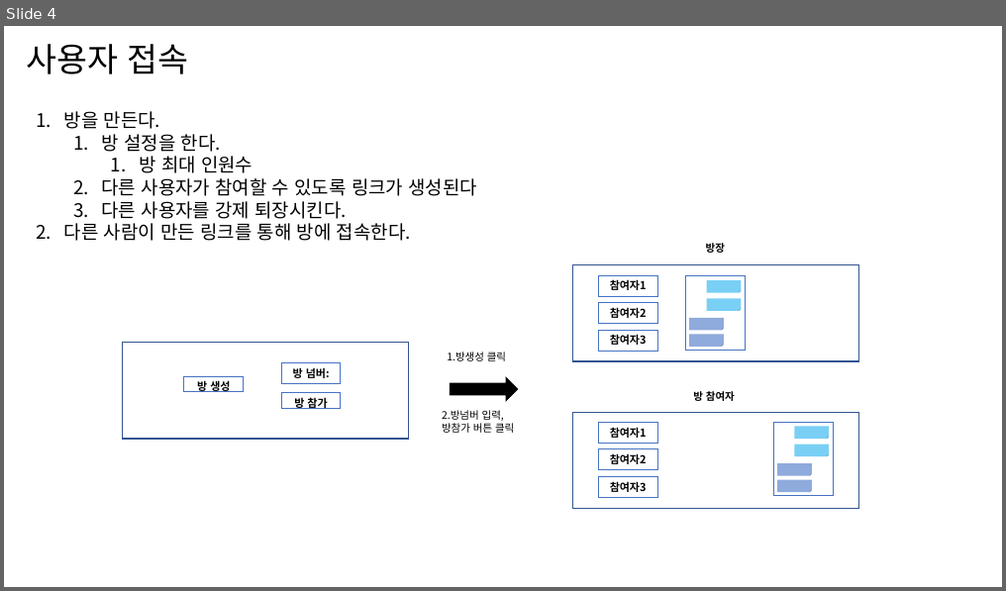
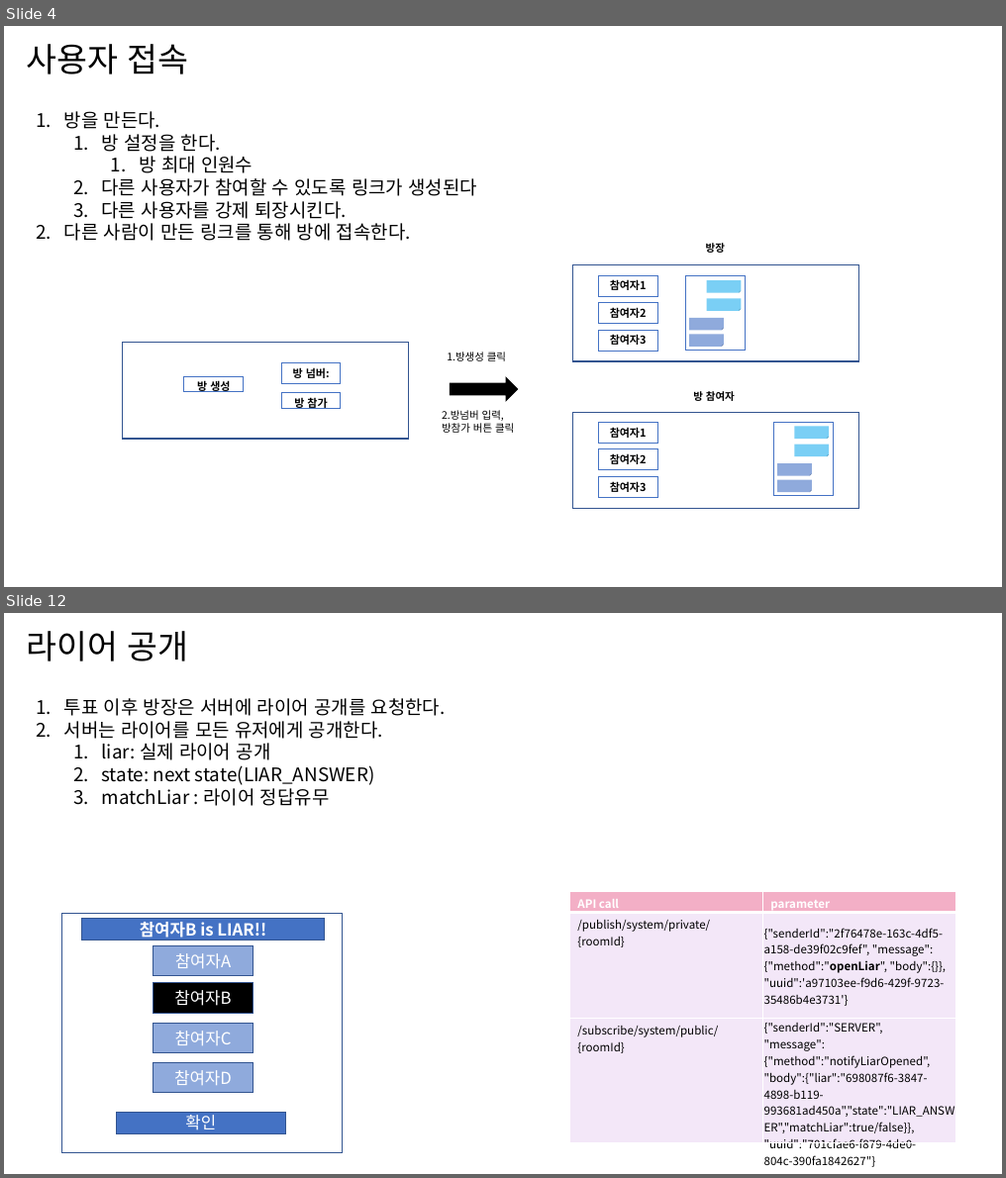
Before and after one commit to LiarGameDevelop/LiarGameServer, a slide deck: doc/document.pptx. Shown one above the other, each under a label of ours: slide 4 before the commit, slides 4 and 12 after it; the slides between them are not shown. The pictures are 1006x591 and 1006x1178 pixels, drawn with LibreOffice and Linux fonts; fonts in the diff are those of the drawing. Boxes give left, top, right and bottom in pixels: in the first picture for what was removed or moved away, otherwise in the second. Text is boxed around its words. In the diff, an @@ line names an element or a change of style, - is before the commit and + after.

Commit message:
[ADD] OPEN_LIAR/LIAR_ANSWER /PUBLISH_SCORE state service && controller code implementation

```diff
--- a/doc/document.pptx
+++ b/doc/document.pptx
@@ slide 12 added at (x1=4, y1=613, x2=1002, y2=1174), background #FFFFFF @@
@@ title added at (x1=27, y1=631, x2=189, y2=662), 32 pt, text #000000 @@
+라이어 공개
@@ text added at (x1=64, y1=698, x2=446, y2=806), 18 pt, text #000000 @@
+1. 투표 이후 방장은 서버에 라이어 공개를 요청한다.
+2. 서버는 라이어를 모든 유저에게 공개한다.
+  1. liar: 실제 라이어 공개
+  2. state: next state(LIAR_ANSWER)
+  3. matchLiar : 라이어 정답유무
@@ table added at (x1=570, y1=891, x2=956, y2=1171), 3 rows, 2 columns @@
+API call | parameter
+/publish/system/private/{roomId} | {"senderId":"2f76478e-163c-4df5-a158-de39f02c9fef", "message":{"method":"openLiar", "body":{}}, "uuid":'a97103ee-f9d6-429f-9723-35486b4e3731'}
+/subscribe/system/public/{roomId} | {"senderId":"SERVER", / "message":{"method":"notifyLiarOpened", "body":{"liar":"698087f6-3847-4898-b119-993681ad450a","state":"LIAR_ANSWER","matchLiar":true/false}}, "uuid":"701cfae6-f879-4de0-804c-390fa1842627"}
@@ rectangle added at (x1=152, y1=1023, x2=253, y2=1054), fill #8FAADC, outline #325491 1 pt, 16 pt, text #FFFFFF @@
+참여자C
@@ group added at (x1=62, y1=913, x2=343, y2=1153): 6 rectangles @@
+참여자A
+참여자B
+참여자D
+참여자B is LIAR!!
+확인
```
Also in this commit, not shown: 5 slides changed, 7 other slides added, 2 slides removed, 13 other files.
